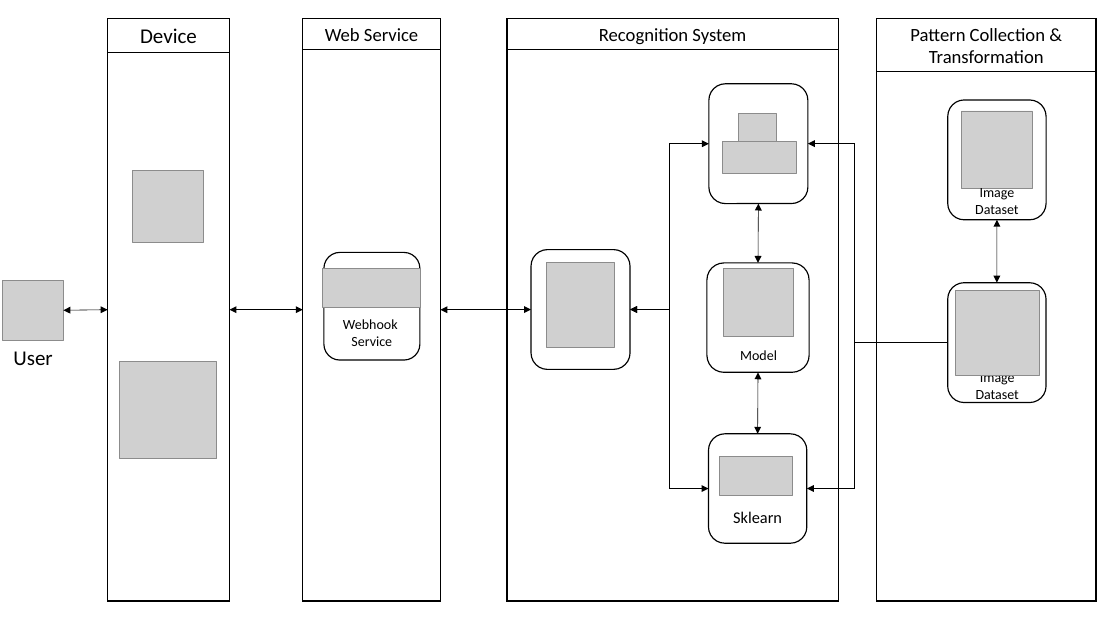
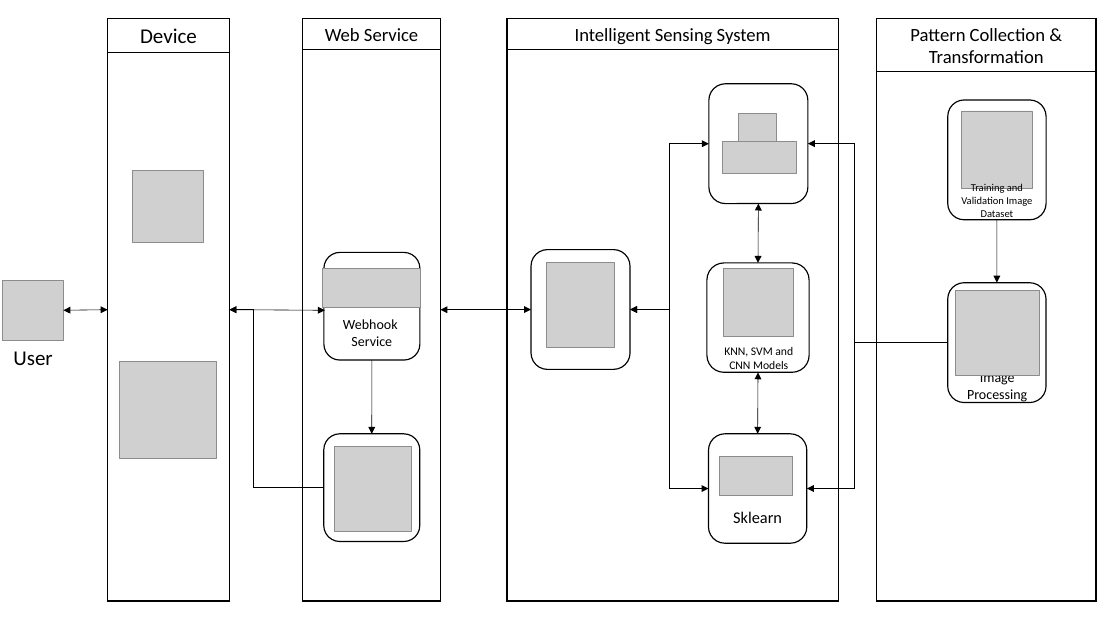
Before and after one commit to xiaohuihong/PRS-PM-2021-09-15-GRP-3Musketeers-DetectiveMask, a slide deck: slide 1 of Briefing & Templates/System Architecture.pptx. Drawn at 1120x630 pixels with LibreOffice and Linux fonts; fonts in the diff are those of the drawing; grey boxes stand for pictures. Boxes give left, top, right and bottom in pixels: in the first picture for what was removed or moved away, otherwise in the second. Text is boxed around its words. In the diff, an @@ line names an element or a change of style, - is before the commit and + after.

```diff
--- a/Briefing & Templates/System Architecture.pptx
+++ b/Briefing & Templates/System Architecture.pptx
@@ text in rectangle at bbox=[575, 28, 771, 45]: text changed @@
-Recognition System
+Intelligent Sensing System
@@ text at bbox=[961, 183, 1032, 220]: text changed; size 12 to 9 pt @@
-Image Dataset
+Training and Validation Image Dataset
@@ double arrow (997, 220) - (997, 283): double arrow to arrow @@
@@ double arrow moved from (229, 310) - (302, 310) to (229, 310) - (325, 310) @@
@@ elbow arrow added from (323, 488) to (229, 310), #000000 0.5 pt @@
@@ text at bbox=[724, 347, 793, 373]: text changed; size 12 to 10 pt @@
-Model
+KNN, SVM and CNN Models
@@ arrow added from (372, 360) to (372, 434), #000000 0.5 pt @@
@@ text at bbox=[967, 375, 1027, 403]: text changed @@
-Image Dataset
+Image Processing
@@ rounded rectangle added at bbox=[323, 434, 419, 541], outline #000000 1 pt @@
@@ picture added at bbox=[334, 446, 412, 531] @@
```
Also in this commit, not shown: 1 other file.
